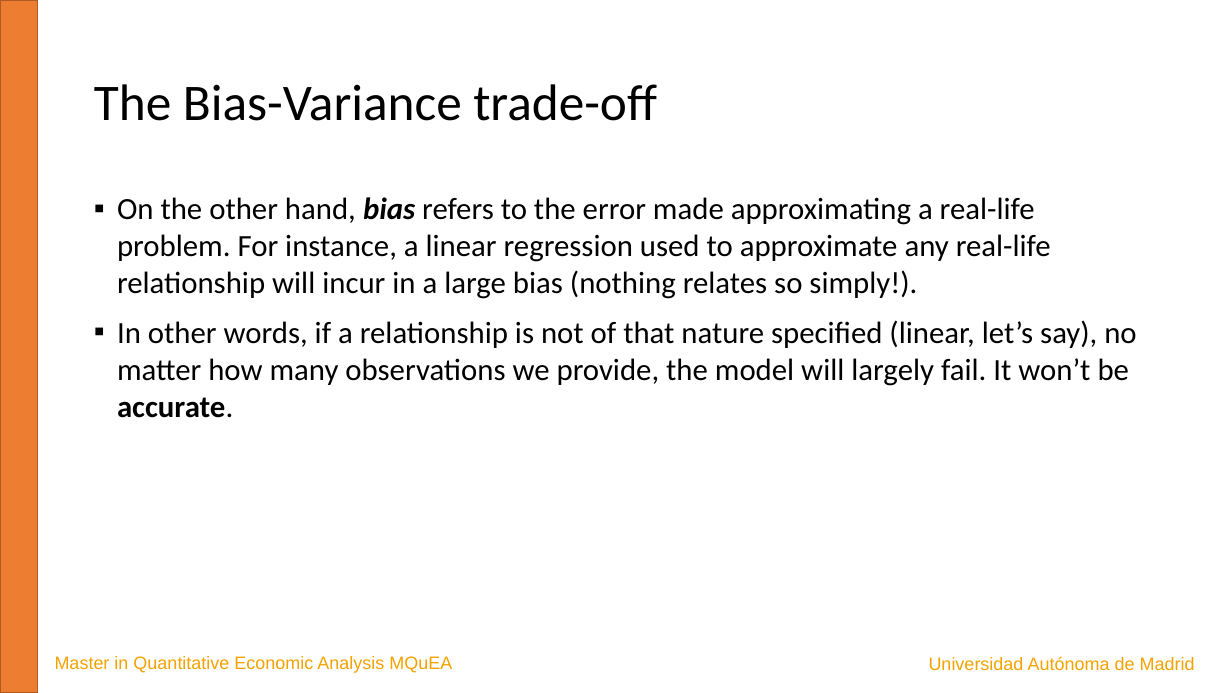
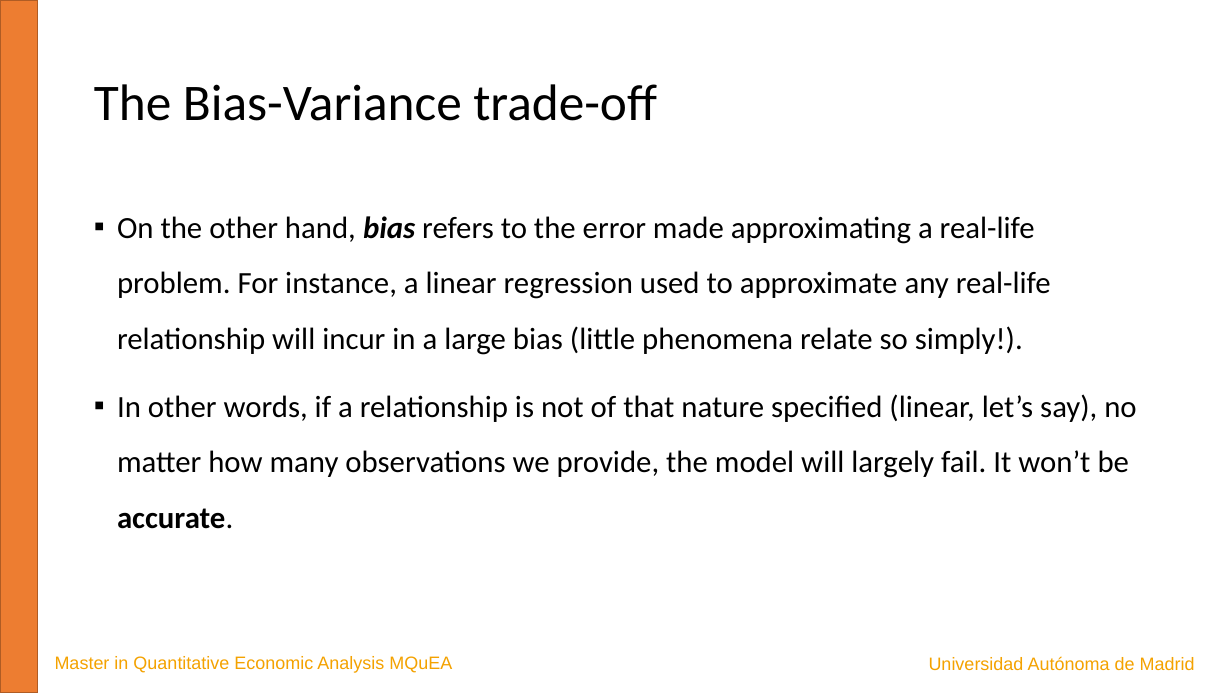
Before and after one commit to JavierBas/IMLEF-MQuEA, a slide deck: slide 17 of Slides/Topic 1 What is ML.pptx (slide 16 before the commit). Drawn at 1232x693 pixels with LibreOffice and Linux fonts; fonts in the diff are those of the drawing. Boxes give left, top, right and bottom in pixels: in the first picture for what was removed or moved away, otherwise in the second. Text is boxed around its words. In the diff, an @@ line names an element or a change of style, - is before the commit and + after.

```diff
--- a/Slides/Topic 1 What is ML.pptx
+++ b/Slides/Topic 1 What is ML.pptx
@@ text at bbox=[117, 216, 1051, 355]: text changed @@
-▪ On the other hand, bias refers to the error made approximating a real-life problem. For instance, a linear regression used to approximate any real-life relationship will incur in a large bias (nothing relates so simply!).
+▪ On the other hand, bias refers to the error made approximating a real-life problem. For instance, a linear regression used to approximate any real-life relationship will incur in a large bias (little phenomena relate so simply!).
@@ text at bbox=[117, 394, 1136, 529]: line spacing 1 to 1.5 @@
```
Also in this commit, not shown: 7 other slides changed, 1 slide added.
